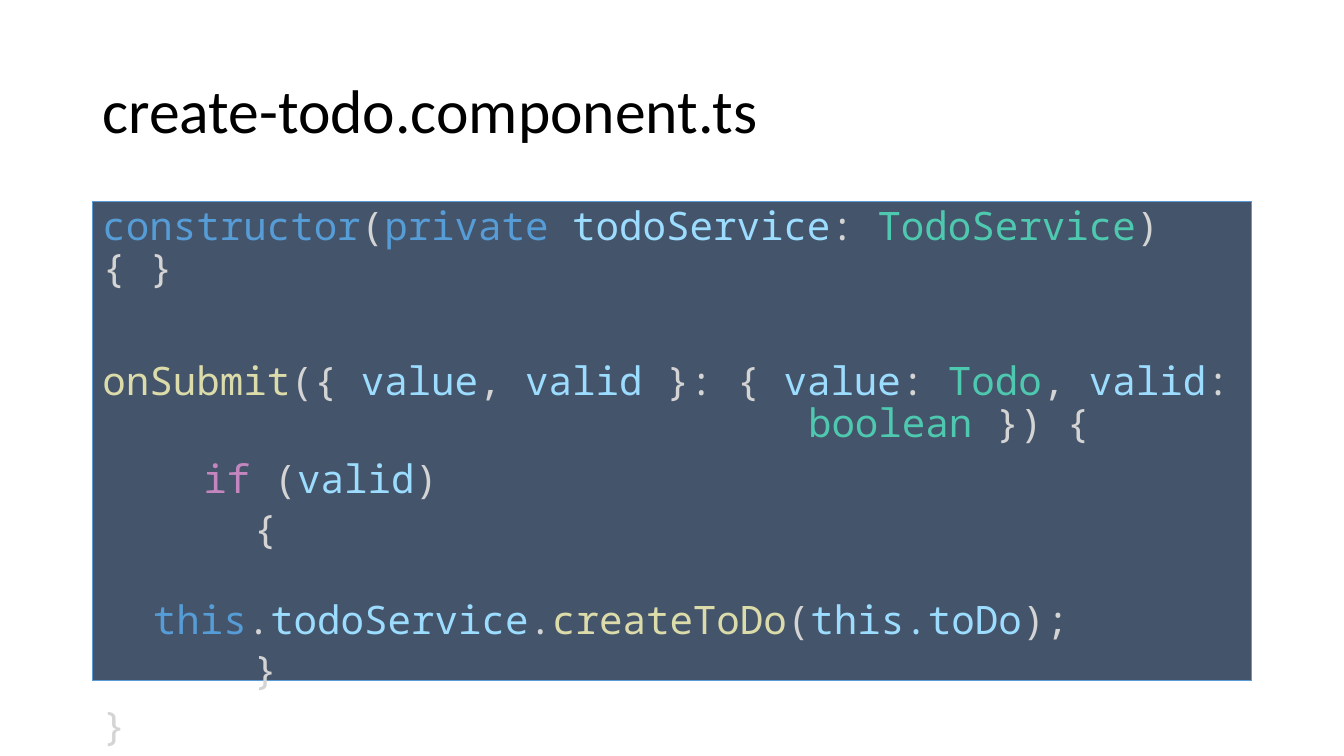
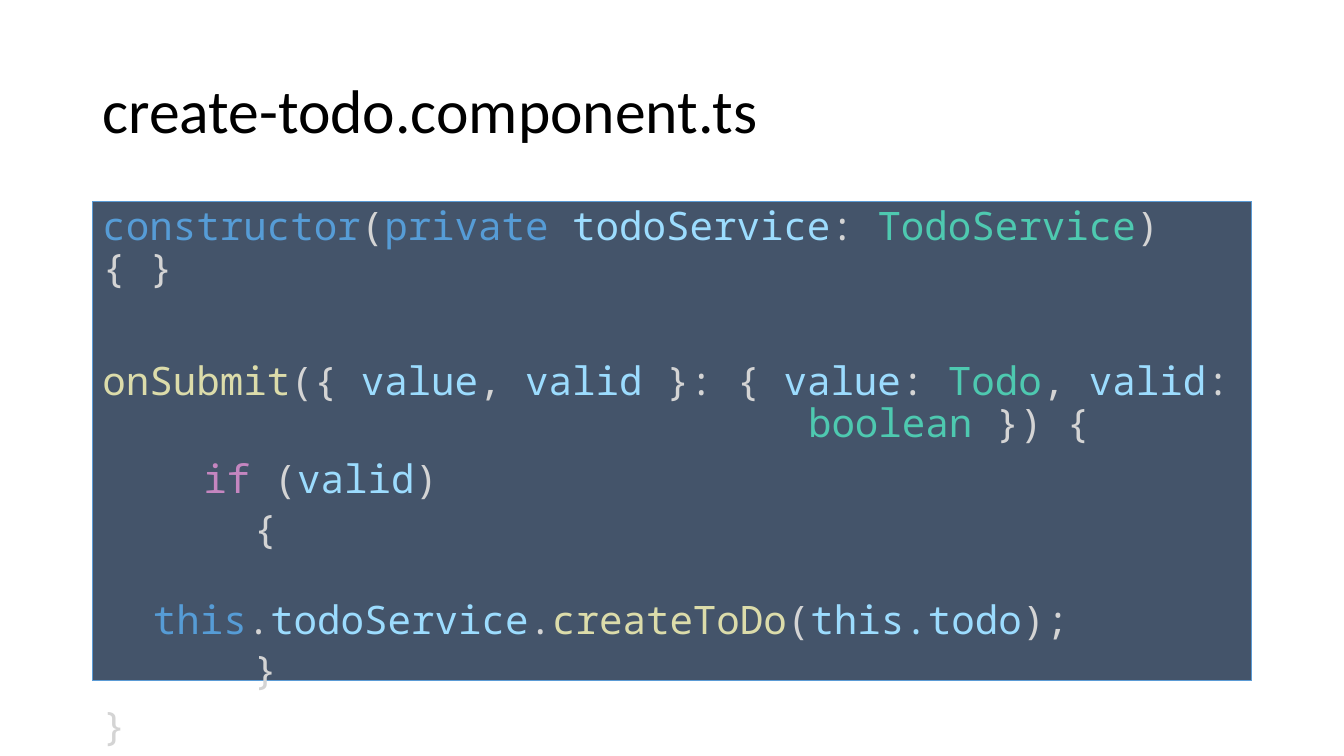
Before and after one commit to spirit-coding/todo-app-aj33349, a slide deck: slide 27 of Angular2.pptx. Drawn at 1344x756 pixels with LibreOffice and Linux fonts; fonts in the diff are those of the drawing. Boxes give left, top, right and bottom in pixels: in the first picture for what was removed or moved away, otherwise in the second. Text is boxed around its words. In the diff, an @@ line names an element or a change of style, - is before the commit and + after.

```diff
--- a/Angular2.pptx
+++ b/Angular2.pptx
@@ text at [153,604,1069,640]: text changed @@
-  this.todoService.createToDo(this.toDo);
+  this.todoService.createToDo(this.todo);
```
Also in this commit, not shown: 6 other slides changed, 9 slides added, 7 other files.
